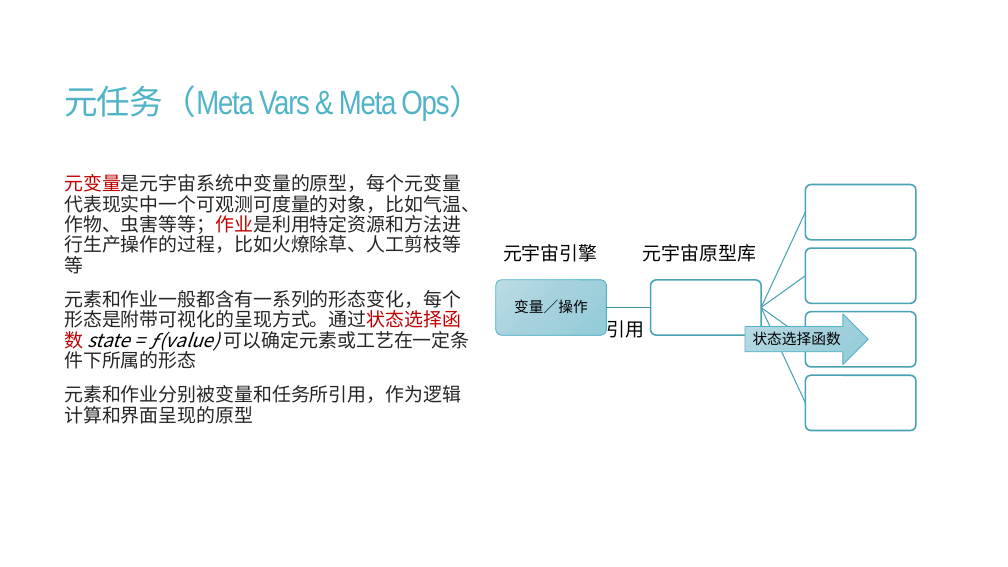
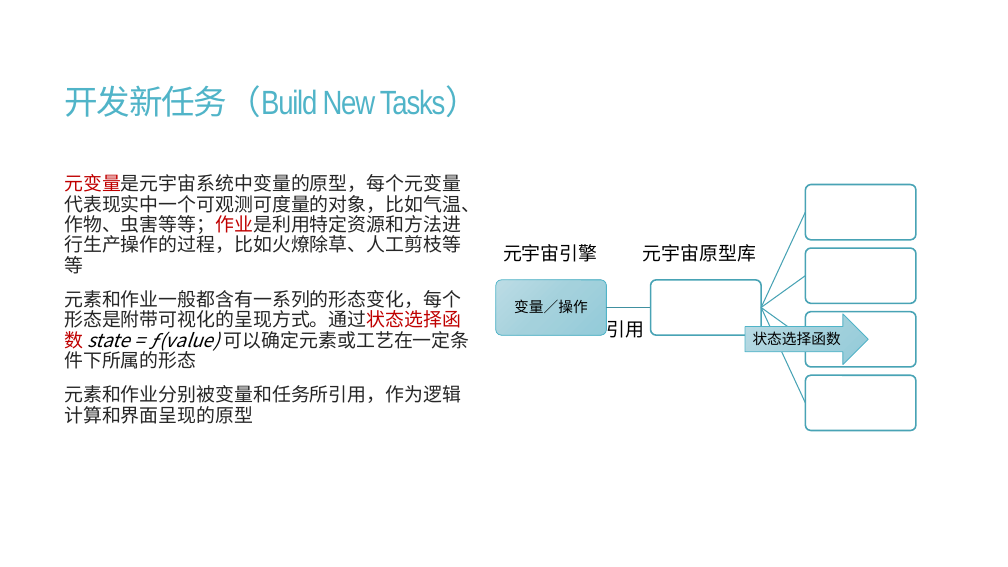
Before and after one commit to calcyu/chainway, a slide deck: slide 43 of Docs/城乡元宇宙服务器.pptx (slide 17 before the commit). Drawn at 1008x567 pixels with LibreOffice and Linux fonts; fonts in the diff are those of the drawing. Boxes give left, top, right and bottom in pixels: in the first picture for what was removed or moved away, otherwise in the second. Text is boxed around its words. In the diff, an @@ line names an element or a change of style, - is before the commit and + after.

```diff
--- a/Docs/城乡元宇宙服务器.pptx
+++ b/Docs/城乡元宇宙服务器.pptx
@@ title at <box>64,85,479,117</box>: text changed @@
-元任务（Meta Vars & Meta Ops）
+开发新任务（Build New Tasks）
```
Also in this commit, not shown: 21 other slides changed, 15 slides added, 13 slides removed, 20 other files.
